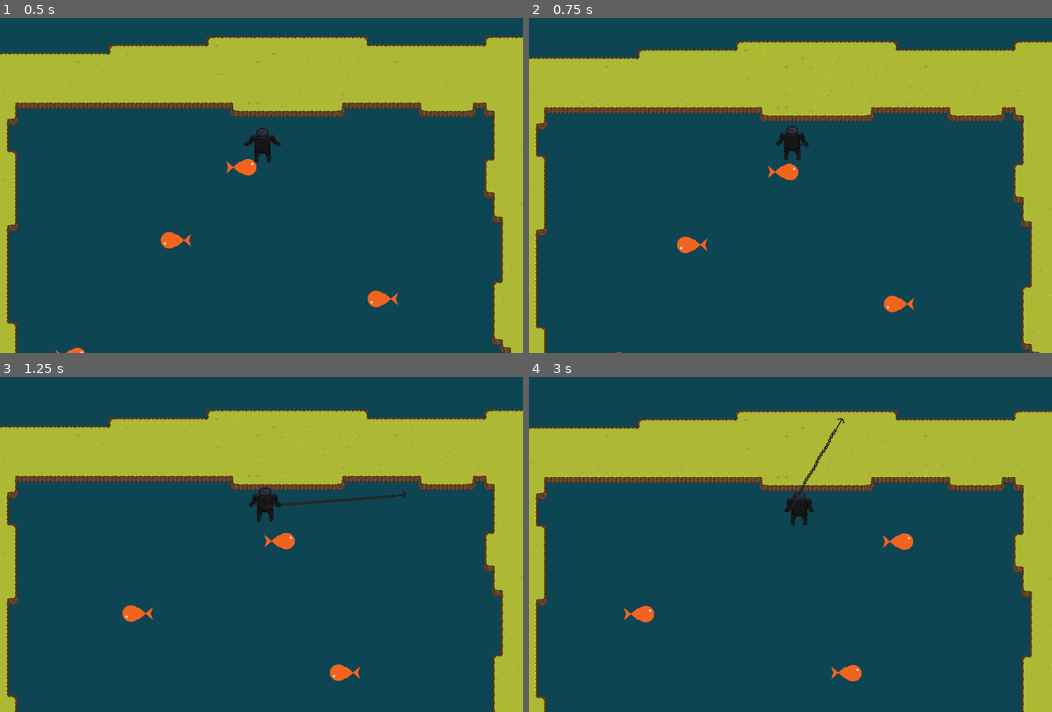
Above: before the commit, frames 1-4 (two rows, left to right).
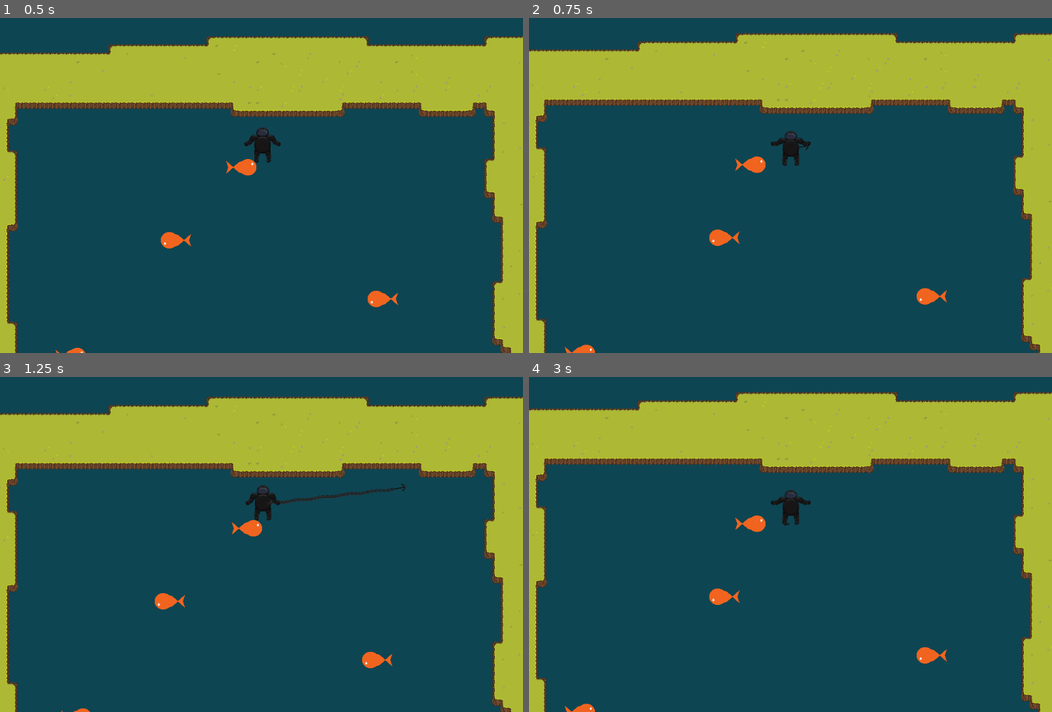
Above: after the commit, the same moments.

Repository: TeamKebab/GodotWildJam41
Game: Godot game, scene res://main.tscn
The game is run twice, just before and just after one commit, with the same random seed, the same clock (stepped at 60 frames per second) and the same inputs.
Inputs (mouse positions are in pixels of both pictures, inside the frame that each line leads up to):
- Up to frame 1 (0.5 s): no input
- Up to frame 2 (0.75 s): tap Enter at 0.5 s; move the mouse to (905, 128) at 0.52 s; tap R at 0.6 s; click (905, 128) at 0.67 s
- Up to frame 3 (1.25 s): no input
- Up to frame 4 (3 s): move the mouse to (685, 527) at 1.27 s; tap R at 1.35, 2.1, 2.85 s; click (685, 527) at 1.42 s; move the mouse to (842, 417) at 2.02 s; click (842, 417) at 2.17 s; move the mouse to (764, 588) at 2.77 s; click (764, 588) at 2.92 s

Frame 1 is identical in both runs. In frame 2, 9.0% of the frame differs, in the area x 0-100%, y 4-100%; in frame 3, 12%; in frame 4, 16%.

Commit message:
press R to restart

Diff:
--- /dev/null
+++ b/src/main.gd
@@ -0,0 +1,6 @@
+extends Node
+
+
+func _input(event: InputEvent) -> void:
+	if event is InputEventKey and event.pressed and event.scancode == KEY_R:
+		Game.restart()
--- a/src/main.tscn
+++ b/src/main.tscn
@@ -1,9 +1,10 @@
-[gd_scene load_steps=9 format=2]
+[gd_scene load_steps=10 format=2]
 
 [ext_resource path="res://player/player.tscn" type="PackedScene" id=1]
 [ext_resource path="res://fishies/path_following_fishy/path_following_fishy.tscn" type="PackedScene" id=2]
 [ext_resource path="res://player/harpoon/harpoon.tscn" type="PackedScene" id=3]
 [ext_resource path="res://levels/hill_autotile.tres" type="TileSet" id=4]
+[ext_resource path="res://main.gd" type="Script" id=6]
 
 [sub_resource type="Curve2D" id=1]
 _data = {
@@ -26,6 +27,7 @@
 }
 
 [node name="Level" type="Node"]
+script = ExtResource( 6 )
 
 [node name="TileMap" type="TileMap" parent="."]
 tile_set = ExtResource( 4 )
@@ -35,179 +37,181 @@
 format = 1
 tile_data = PoolIntArray( -524262, 0, 3, -524261, 0, 4, -524260, 0, 4, -524259, 0, 4, -524258, 0, 4, -524257, 0, 4, -52 …(111695 unchanged characters)…
 
-[node name="Path2D" type="Path2D" parent="."]
+[node name="Fishies" type="Node2D" parent="."]
+
+[node name="Path2D" type="Path2D" parent="Fishies"]
 position = Vector2( 100, 500 )
 curve = SubResource( 1 )
 
-[node name="PathFollowingFishy" parent="Path2D" instance=ExtResource( 2 )]
+[node name="PathFollowingFishy" parent="Fishies/Path2D" instance=ExtResource( 2 )]
 rotation = 0.001926
 
-[node name="Path2D2" type="Path2D" parent="."]
+[node name="Path2D2" type="Path2D" parent="Fishies"]
 position = Vector2( 94, 129.929 )
 curve = SubResource( 1 )
 
-[node name="PathFollowingFishy" parent="Path2D2" instance=ExtResource( 2 )]
+[node name="PathFollowingFishy" parent="Fishies/Path2D2" instance=ExtResource( 2 )]
 position = Vector2( 339.815, 0.654486 )
-rotation = 0.00192599
+rotation = 0.00192598
 offset = 339.951
 
-[node name="Path2D3" type="Path2D" parent="."]
+[node name="Path2D3" type="Path2D" parent="Fishies"]
 position = Vector2( 94, 813 )
 curve = SubResource( 1 )
 
-[node name="PathFollowingFishy" parent="Path2D3" instance=ExtResource( 2 )]
-position = Vector2( 679.89, 0 )
-rotation = 3.14159
-offset = 1019.85
-
-[node name="Path2D18" type="Path2D" parent="."]
+[node name="PathFollowingFishy" parent="Fishies/Path2D3" instance=ExtResource( 2 )]
+position = Vector2( 679.89, 0 )
+rotation = 3.14159
+offset = 1019.85
+
+[node name="Path2D18" type="Path2D" parent="Fishies"]
 position = Vector2( 94, 2275.72 )
 curve = SubResource( 1 )
 
-[node name="PathFollowingFishy" parent="Path2D18" instance=ExtResource( 2 )]
-position = Vector2( 679.89, 0 )
-rotation = 3.14159
-offset = 1019.85
-
-[node name="Path2D19" type="Path2D" parent="."]
+[node name="PathFollowingFishy" parent="Fishies/Path2D18" instance=ExtResource( 2 )]
+position = Vector2( 679.89, 0 )
+rotation = 3.14159
+offset = 1019.85
+
+[node name="Path2D19" type="Path2D" parent="Fishies"]
 position = Vector2( 94, 2437.46 )
 curve = SubResource( 1 )
 
-[node name="PathFollowingFishy" parent="Path2D19" instance=ExtResource( 2 )]
-position = Vector2( 679.89, 0 )
-rotation = 3.14159
-offset = 1019.85
-
-[node name="Path2D11" type="Path2D" parent="."]
+[node name="PathFollowingFishy" parent="Fishies/Path2D19" instance=ExtResource( 2 )]
+position = Vector2( 679.89, 0 )
+rotation = 3.14159
+offset = 1019.85
+
+[node name="Path2D11" type="Path2D" parent="Fishies"]
 position = Vector2( 98.7568, 1471.82 )
 curve = SubResource( 1 )
 
-[node name="PathFollowingFishy" parent="Path2D11" instance=ExtResource( 2 )]
-position = Vector2( 679.89, 0 )
-rotation = 3.14159
-offset = 1019.85
-
-[node name="Fishy" parent="Path2D11/PathFollowingFishy" index="0"]
+[node name="PathFollowingFishy" parent="Fishies/Path2D11" instance=ExtResource( 2 )]
+position = Vector2( 679.89, 0 )
+rotation = 3.14159
+offset = 1019.85
+
+[node name="Fishy" parent="Fishies/Path2D11/PathFollowingFishy" index="0"]
 speed = 200
 
-[node name="Path2D4" type="Path2D" parent="."]
+[node name="Path2D4" type="Path2D" parent="Fishies"]
 position = Vector2( 95.6424, 1004.42 )
 curve = SubResource( 2 )
 
-[node name="PathFollowingFishy" parent="Path2D4" instance=ExtResource( 2 )]
-position = Vector2( 852.136, -436.151 )
-offset = 1019.85
-
-[node name="Path2D5" type="Path2D" parent="."]
+[node name="PathFollowingFishy" parent="Fishies/Path2D4" instance=ExtResource( 2 )]
+position = Vector2( 852.136, -436.151 )
+offset = 1019.85
+
+[node name="Path2D5" type="Path2D" parent="Fishies"]
 position = Vector2( -731.393, 1291.74 )
 curve = SubResource( 2 )
 
-[node name="PathFollowingFishy" parent="Path2D5" instance=ExtResource( 2 )]
-position = Vector2( 852.136, -436.151 )
-offset = 1019.85
-
-[node name="Path2D6" type="Path2D" parent="."]
+[node name="PathFollowingFishy" parent="Fishies/Path2D5" instance=ExtResource( 2 )]
+position = Vector2( 852.136, -436.151 )
+offset = 1019.85
+
+[node name="Path2D6" type="Path2D" parent="Fishies"]
 position = Vector2( -152.073, 1395.86 )
 curve = SubResource( 2 )
 
-[node name="PathFollowingFishy" parent="Path2D6" instance=ExtResource( 2 )]
-position = Vector2( 852.136, -436.151 )
-offset = 1019.85
-
-[node name="Path2D16" type="Path2D" parent="."]
+[node name="PathFollowingFishy" parent="Fishies/Path2D6" instance=ExtResource( 2 )]
+position = Vector2( 852.136, -436.151 )
+offset = 1019.85
+
+[node name="Path2D16" type="Path2D" parent="Fishies"]
 position = Vector2( 52.4705, 2011.87 )
 curve = SubResource( 2 )
 
-[node name="PathFollowingFishy" parent="Path2D16" instance=ExtResource( 2 )]
-position = Vector2( 852.136, -436.151 )
-offset = 1019.85
-
-[node name="Path2D17" type="Path2D" parent="."]
+[node name="PathFollowingFishy" parent="Fishies/Path2D16" instance=ExtResource( 2 )]
+position = Vector2( 852.136, -436.151 )
+offset = 1019.85
+
+[node name="Path2D17" type="Path2D" parent="Fishies"]
 position = Vector2( -85.4775, 2344.85 )
 curve = SubResource( 2 )
 
-[node name="PathFollowingFishy" parent="Path2D17" instance=ExtResource( 2 )]
-position = Vector2( 852.136, -436.151 )
-offset = 1019.85
-
-[node name="Path2D7" type="Path2D" parent="."]
+[node name="PathFollowingFishy" parent="Fishies/Path2D17" instance=ExtResource( 2 )]
+position = Vector2( 852.136, -436.151 )
+offset = 1019.85
+
+[node name="Path2D7" type="Path2D" parent="Fishies"]
 position = Vector2( 85.3221, 1332.78 )
 curve = SubResource( 3 )
 
-[node name="PathFollowingFishy" parent="Path2D7" instance=ExtResource( 2 )]
-rotation = -0.000655925
-offset = 1019.85
-
-[node name="Fishy" parent="Path2D7/PathFollowingFishy" index="0"]
+[node name="PathFollowingFishy" parent="Fishies/Path2D7" instance=ExtResource( 2 )]
+rotation = -0.000655926
+offset = 1019.85
+
+[node name="Fishy" parent="Fishies/Path2D7/PathFollowingFishy" index="0"]
 speed = 200
 
-[node name="Path2D12" type="Path2D" parent="."]
+[node name="Path2D12" type="Path2D" parent="Fishies"]
 position = Vector2( 73.9956, 1604.61 )
 curve = SubResource( 3 )
 
-[node name="PathFollowingFishy" parent="Path2D12" instance=ExtResource( 2 )]
-position = Vector2( 314.962, -0.213435 )
+[node name="PathFollowingFishy" parent="Fishies/Path2D12" instance=ExtResource( 2 )]
+position = Vector2( 314.962, -0.213436 )
 rotation = 3.13937
 offset = 315.116
 
-[node name="Path2D13" type="Path2D" parent="."]
+[node name="Path2D13" type="Path2D" parent="Fishies"]
 position = Vector2( 75.8834, 1776.4 )
 curve = SubResource( 3 )
 
-[node name="PathFollowingFishy" parent="Path2D13" instance=ExtResource( 2 )]
-position = Vector2( 157.405, -0.917262 )
-rotation = 0.00446452
+[node name="PathFollowingFishy" parent="Fishies/Path2D13" instance=ExtResource( 2 )]
+position = Vector2( 157.405, -0.917264 )
+rotation = 0.00446456
 offset = 157.558
 
-[node name="Path2D14" type="Path2D" parent="."]
+[node name="Path2D14" type="Path2D" parent="Fishies"]
 position = Vector2( 71.1266, 1961.98 )
 curve = SubResource( 3 )
 
-[node name="PathFollowingFishy" parent="Path2D14" instance=ExtResource( 2 )]
+[node name="PathFollowingFishy" parent="Fishies/Path2D14" instance=ExtResource( 2 )]
 position = Vector2( 157.378, -0.103228 )
 rotation = 3.14094
 offset = 472.674
 
-[node name="Path2D15" type="Path2D" parent="."]
+[node name="Path2D15" type="Path2D" parent="Fishies"]
 position = Vector2( 110.279, 2132.44 )
 curve = SubResource( 3 )
 
-[node name="PathFollowingFishy" parent="Path2D15" instance=ExtResource( 2 )]
+[node name="PathFollowingFishy" parent="Fishies/Path2D15" instance=ExtResource( 2 )]
 position = Vector2( 157.378, -0.103228 )
 rotation = 3.14094
 offset = 472.674
 
-[node name="Path2D20" type="Path2D" parent="."]
+[node name="Path2D20" type="Path2D" parent="Fishies"]
 position = Vector2( 369.526, 2565.32 )
 curve = SubResource( 3 )
 
-[node name="PathFollowingFishy" parent="Path2D20" instance=ExtResource( 2 )]
+[node name="PathFollowingFishy" parent="Fishies/Path2D20" instance=ExtResource( 2 )]
 position = Vector2( 157.378, -0.103228 )
 rotation = 3.14094
 offset = 472.674
 
-[node name="Path2D10" type="Path2D" parent="."]
+[node name="Path2D10" type="Path2D" parent="Fishies"]
 position = Vector2( 375.321, 633.775 )
 curve = SubResource( 4 )
 
-[node name="PathFollowingFishy" parent="Path2D10" instance=ExtResource( 2 )]
+[node name="PathFollowingFishy" parent="Fishies/Path2D10" instance=ExtResource( 2 )]
 position = Vector2( 367.505, 33.72 )
 offset = 1019.85
 
-[node name="Path2D8" type="Path2D" parent="."]
+[node name="Path2D8" type="Path2D" parent="Fishies"]
 position = Vector2( 168.383, 273.751 )
 curve = SubResource( 3 )
 
-[node name="PathFollowingFishy" parent="Path2D8" instance=ExtResource( 2 )]
-rotation = -0.000655925
-offset = 1019.85
-
-[node name="Path2D9" type="Path2D" parent="."]
+[node name="PathFollowingFishy" parent="Fishies/Path2D8" instance=ExtResource( 2 )]
+rotation = -0.000655926
+offset = 1019.85
+
+[node name="Path2D9" type="Path2D" parent="Fishies"]
 position = Vector2( 574.249, 388.904 )
 curve = SubResource( 3 )
 
-[node name="PathFollowingFishy" parent="Path2D9" instance=ExtResource( 2 )]
-rotation = -0.000655925
+[node name="PathFollowingFishy" parent="Fishies/Path2D9" instance=ExtResource( 2 )]
+rotation = -0.000655926
 offset = 1019.85
 
 [node name="Player" parent="." instance=ExtResource( 1 )]
@@ -215,6 +219,6 @@
 
 [node name="Harpoon" parent="." instance=ExtResource( 3 )]
 
-[editable path="Path2D11/PathFollowingFishy"]
-[editable path="Path2D7/PathFollowingFishy"]
-[editable path="Path2D12/PathFollowingFishy"]
+[editable path="Fishies/Path2D11/PathFollowingFishy"]
+[editable path="Fishies/Path2D7/PathFollowingFishy"]
+[editable path="Fishies/Path2D12/PathFollowingFishy"]
